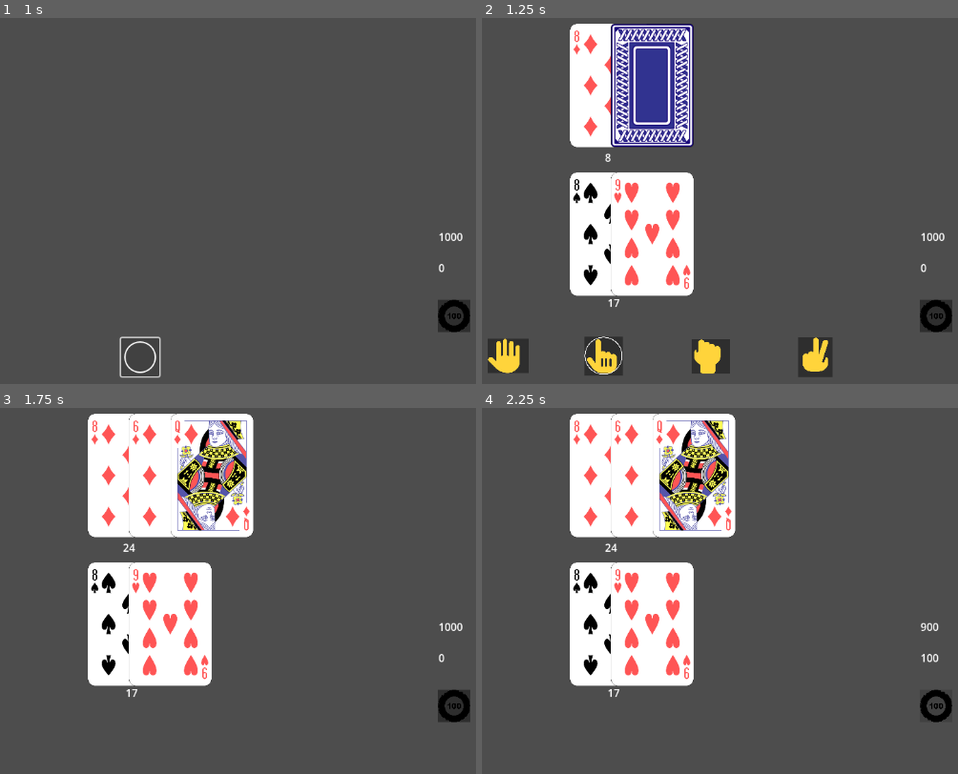
Above: before the commit, frames 1-4 (two rows, left to right).
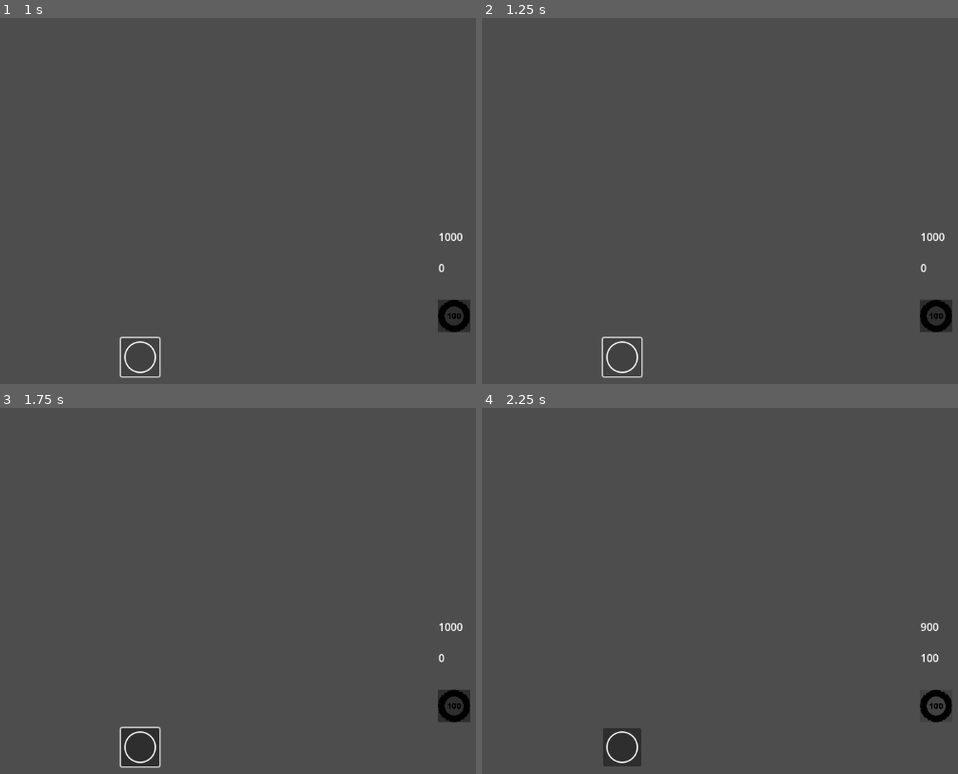
Above: after the commit, the same moments.

Repository: dooyoon/blackjack21-godot
Game: Godot game, scene res://main.tscn
The game is run twice, just before and just after one commit, with the same random seed, the same clock (stepped at 60 frames per second) and the same inputs.
Inputs (mouse positions are in pixels of both pictures, inside the frame that each line leads up to):
- Up to frame 1 (1 s): click (138, 358) at 0.5 s
- Up to frame 2 (1.25 s): no input
- Up to frame 3 (1.75 s): click (28, 744) at 1.27 s
- Up to frame 4 (2.25 s): click (934, 704) at 2 s

Frame 1 is identical in both runs. In frame 2, 21% of the frame differs, in the area x 1-74%, y 1-99%; in frame 3, 22%, in the area x 18-54%, y 1-99%; in frame 4, 21%.

Commit message:
handling Ace in hand treat it as 1 or 11

Diff:
--- a/main.gd
+++ b/main.gd
@@ -1,89 +1,19 @@
 extends Node
 
-var numberOfDecks = 2
+var numberOfDecks = 1
 var deck = []
 var dealer = player.new()
 var player1 = player.new()
-var dealerPlay = false
-var dealtCards = []
+var dealtCardsImg = []
 var viewCenterX
 var viewCenterY
 var cardSize = 125
 
-func _ready():
-	viewCenterX = get_viewport().size.x / 2
-	viewCenterY = get_viewport().size.y / 2
-
-	buildDeck()
-	$Balance.text = str(player1.balance)
-	$Bet.text = str(player1.bet)
-
-	$actions/Stand.pressed.connect(_stand_button_pressed)
-	$actions/Hit.pressed.connect(_hit_button_pressed)
-	$actions/Double.pressed.connect(_double_button_pressed)
-	$actions/Split.pressed.connect(_split_button_pressed)
-	$actions/Insurance.pressed.connect(_insurance_button_pressed)
-	$placeBet.pressed.connect(_placeBet_button_pressed)
-	$chip100.pressed.connect(_chip100_button_pressed)
-
-	$Timer.timeout.connect(resetTable)
-
-func resetTable():
-	showButtons(false)
-
-	dealerPlay=false
-
-	dealer.hands=[]
-	dealer.score=0
-	dealer.hasAce=false
-	dealer.blackjack=false
-	dealer.busted=false
-	dealer.hasAce=false
-
-
-	player1.hands=[]
-	player1.score=0
-	player1.bet = 0
-	player1.busted =false
-	player1.blackjack=false
-	player1.hasAce=false
-	player1.insurance=false
-
-
-	$totalDealer.visible = false
-	$totalPlayer.visible = false
-	$placeBet.visible = true
-
-	for card in dealtCards:
-			remove_child(card)
-
-	dealtCards=[]
-
-	$Timer.stop()
-
-func dealInitialCards():
-	dealCard('dealer',null)
-	#dealCard('dealer',{'suit':'C','value':'A','score':11,'hidden':false})
-	dealCard('player1',null) #{'suit':'C','value':'A','score':11})
-	dealCard('dealer',null)
-	#dealCard('dealer',{'suit':'C','value':10,'score':10,'hidden':false})
-	dealCard('player1',null) #{'suit':'C','value':10,'score':10})
-
-	if player1.score == 21:
-		player1.blackjack = true
-		checkScore()
-
-	if dealer.hasAce:
-		print('Insurance?')
-		$actions/Insurance.visible=true
-
-	elif dealer.blackjack:
-		dealer.hands[1].hidden=false
-		dealer.score = 21
-		showDealerHidden(dealer.hands[1])
-		checkScore()
+func wait(seconds: float) -> void:
+	await get_tree().create_timer(seconds).timeout
 
 func buildDeck():
+	deck.clear()
 	var suits = ['Spade', 'Heart', 'Club', 'Diamond']
 	#var suits = ['S', 'H', 'C', 'D']
 	var values = [2,3,4,5,6,7,8,9,10,'J','Q','K','A']
@@ -105,7 +35,88 @@
 				deck.push_back(card)
 				#print('%s - %s - %s' % [suit, value, score] )
 
+func _ready():
+	viewCenterX = get_viewport().size.x / 2
+	viewCenterY = get_viewport().size.y / 2
+
+	buildDeck()
+	$Balance.text = str(player1.balance)
+	$Bet.text = str(player1.bet)
+
+	$actions/Stand.pressed.connect(_stand_button_pressed)
+	$actions/Hit.pressed.connect(_hit_button_pressed)
+	$actions/Double.pressed.connect(_double_button_pressed)
+	$actions/Split.pressed.connect(_split_button_pressed)
+	$actions/Insurance.pressed.connect(_insurance_button_pressed)
+	$placeBet.pressed.connect(_placeBet_button_pressed)
+	$chip100.pressed.connect(_chip100_button_pressed)
+
+	$Timer.timeout.connect(resetTable)
+
+func resetTable():
+	showButtons(false)
+
+	dealer.hands.clear()
+	dealer.score=0
+	dealer.hasAce=false
+	dealer.blackjack=false
+	dealer.busted=false
+	dealer.hasAce=false
+	dealer.isTurn=false
+
+
+	player1.hands.clear()
+	player1.score=0
+	player1.bet = 0
+	player1.busted =false
+	player1.blackjack=false
+	player1.hasAce=false
+	player1.aceCount=0
+	player1.insurance=false
+	player1.isTurn=true
+
+
+	$totalDealer.visible = false
+	$totalPlayer.visible = false
+	$placeBet.visible = true
+
+	for card in dealtCardsImg:
+		remove_child(card)
+
+	dealtCardsImg.clear()
+
+	if deck.size() < 15:
+		deck.clear()
+		buildDeck()
+		print('Reshuffle')
+
+	$Timer.stop()
+
+func dealInitialCards():
+	dealCard('dealer',null)
+	#dealCard('dealer',{'suit':'Club','value':'5','score':5,'hidden':false})
+	dealCard('player1',null)
+	dealCard('dealer',null)
+	#dealCard('dealer',{'suit':'Club','value':7,'score':7,'hidden':false})
+	dealCard('player1',null)
+
+	if player1.score == 21:
+		player1.blackjack = true
+		showDealerHidden(dealer.hands[1])
+		checkScore()
+
+	if dealer.hasAce:
+		print('Insurance?')
+		$actions/Insurance.visible=true
+
+	elif dealer.blackjack:
+		dealer.hands[1].hidden=false
+		dealer.score = 21
+		showDealerHidden(dealer.hands[1])
+		checkScore()
+
 func dealCard(to, custom):
+
 	# deal 1st card to player
 	var cardImgPath
 	var index = randi_range(0, deck.size()-1)
@@ -113,21 +124,26 @@
 	if custom: card = custom
 	match to:
 		'dealer':
-			if !dealerPlay && dealer.hands.size() == 1:
+			if !dealer.isTurn && dealer.hands.size() == 1:
 				card.hidden = true
 				if (dealer.score + card.score == 21):
 					dealer.blackjack = true
 			else:
 				dealer.score += card.score
+				if card.score == 11:
+					dealer.aceCount += 1
 
 			getImg('dealer', card, dealer.hands.size())
 			dealer.hands.append(card)
 
+
 			if(dealer.hands[0].value in ['A']):
 				dealer.hasAce=true
 
 		'player1':
-			if card.score == 11: player1.hasAce = true
+			if card.score == 11:
+				player1.hasAce = true
+				player1.aceCount += 1
 
 			getImg('player', card, player1.hands.size())
 
@@ -136,14 +152,19 @@
 
 	deck.pop_at(index)
 
-	$totalPlayer.text = str(player1.score)
-	$totalDealer.text = str(dealer.score)
 	$totalDealer.visible = true
 	$totalPlayer.visible = true
+	updateTotal()
+
+	print('Number of cards left: %s' % deck.size())
 
 func updateMoney():
 	$Balance.text = str(player1.balance)
 	$Bet.text = str(player1.bet)
+
+func updateTotal():
+	$totalPlayer.text = str(player1.score)
+	$totalDealer.text = str(dealer.score)
 
 func playsound():
 	$sound/chip.play()
@@ -164,19 +185,34 @@
 		$actions/Insurance.visible = false
 
 func dealersTurn():
-	print('Dealer\'s turn')
+	showButtons(false)
+	dealer.isTurn=true
+
 	dealer.hands[1].hidden = false
 	dealer.score += dealer.hands[1].score
 	showDealerHidden(dealer.hands[1])
 
-	while (dealer.score < 17) && !player1.busted:
+	# dealer hits on soft-17
+	if dealer.score == 17 && dealer.hasAce && dealer.hands.size() == 2:
+		dealer.score = 7
+
+	var count=0
+	while (!dealer.busted && !player1.busted) && dealer.score < 17:
 		dealCard('dealer',null)
-	if dealer.score > 21: dealer.busted =true
+		#dealCard('dealer',{'suit':'Club','value':'A','score':11,'hidden':false})
+		if dealer.score > 21:
+			if dealer.score - dealer.aceCount*10 <= 21:
+				dealer.score = dealer.score - dealer.aceCount*10
+			else:
+				dealer.busted =true
+		count += 1
+		print('Dealer loop: %s' % count)
+
 	checkScore()
 
 func checkScore():
 	if player1.blackjack && !dealer.blackjack:
-		print('Blackjack!')
+		print('Player Blackjack!')
 		player1.balance += player1.bet + player1.bet * 1.5
 	elif player1.blackjack && dealer.blackjack:
 		print('Even money')
@@ -204,9 +240,12 @@
 func _placeBet_button_pressed():
 	$sound/chip.play()
 	await $sound/chip.finished
-	dealInitialCards()
-	showButtons(true)
-	$placeBet.visible = false
+	if player1.bet > 0:
+		dealInitialCards()
+		showButtons(true)
+		$placeBet.visible = false
+	else:
+		print('Place a bet first')
 
 func _chip100_button_pressed():
 	player1.bet += 100
@@ -217,28 +256,33 @@
 
 func _stand_button_pressed():
 	print("Stand")
-	showDealerHidden(dealer.hands[1])
-	dealerPlay = true
-	showButtons(false)
+	player1.isTurn = false
 	dealersTurn()
 
 func _hit_button_pressed():
 	print("Hit")
 	dealCard('player1',null)
 	if (player1.score > 21):
-		player1.busted = true
-		showButtons(false)
+		if player1.score - player1.aceCount*10 <= 21:
+			player1.score = player1.score - player1.aceCount*10
+			updateTotal()
+		else:
+			player1.busted = true
+			player1.isTurn = false
+			dealersTurn()
+
+	if player1.score == 21:
+		player1.isTurn =false
 		dealersTurn()
 
 func _double_button_pressed():
 	if player1.balance >= player1.bet:
 		print("Double")
-		dealerPlay = true
 		player1.balance -= player1.bet
 		player1.bet *= 2
 		updateMoney()
 		dealCard('player1',null)
-		showButtons(false)
+		player1.isTurn=false
 		dealersTurn()
 	else:
 		print('Not enough balace left!')
@@ -254,6 +298,50 @@
 	if dealer.blackjack:
 		player1.balance += player1.bet * 2
 
+func getImgPath(tempCard):
+	return 'img/cards/' + str(tempCard.suit) + str(tempCard.value) + '.svg'
+
+func getImg(to, tempCard, count): # card width, height is 3/2 ratio
+	var path
+	var newCard = TextureRect.new()
+	var image = Image.new()
+
+	#count +=1 # hand length is ordinal number so add 1 to get the actual index.
+	if tempCard.hidden:
+		path = 'img/cards/Card_back.svg'
+	else:
+		path = getImgPath(tempCard)
+
+	image.load(path)
+	image.resize(cardSize,cardSize*1.5)
+
+	var texture = ImageTexture.create_from_image(image)
+	newCard.texture = texture
+
+	match to:
+		'dealer':
+			newCard.position.y = 75
+			newCard.position.x = (get_viewport().size.x + (count * cardSize)) / 2 - 100	#newCard.position.x = viewCenterX - size/2
+		_:
+			newCard.position.y = 300
+			newCard.position.x = (get_viewport().size.x + (count * cardSize)) / 2 - 100
+
+	dealtCardsImg.append(newCard)
+	add_child(newCard)
+
+	tempCard.image = newCard
+
+func showDealerHidden(tempCard):
+	var path = getImgPath(tempCard)
+	var image = Image.new()
+	image.load(path)
+	image.resize(cardSize,cardSize*1.5)
+
+	var texture = ImageTexture.create_from_image(image)
+	tempCard.image.texture = texture
+
+	$totalDealer.text = str(dealer.score)
+
 class card:
 	var suit
 	var value
@@ -268,49 +356,8 @@
 	var cards=[]
 	var blackjack=false
 	var hasAce=false
+	var aceCount=0
 	var busted=false
 	var score=0
 	var insurance=false
-
-func getImgPath(card):
-	return 'img/cards/' + str(card.suit) + str(card.value) + '.svg'
-
-func getImg(to, card, count): # card width, height is 3/2 ratio
-	var path
-	var newCard = TextureRect.new()
-	var image = Image.new()
-
-	#count +=1 # hand length is ordinal number so add 1 to get the actual index.
-	if card.hidden:
-		path = 'img/cards/Card_back.svg'
-	else:
-		path = getImgPath(card)
-
-	image.load(path)
-	image.resize(cardSize,cardSize*1.5)
-
-	var texture = ImageTexture.create_from_image(image)
-	newCard.texture = texture
-
-	match to:
-		'dealer':
-			newCard.position.y = 75
-			newCard.position.x = (get_viewport().size.x + (count * cardSize)) / 2 - 100	#newCard.position.x = viewCenterX - size/2
-		_:
-			newCard.position.y = 300
-			newCard.position.x = (get_viewport().size.x + (count * cardSize)) / 2 - 100
-
-	dealtCards.append(newCard)
-	add_child(newCard)
-
-	card.image = newCard
-
-func showDealerHidden(card):
-	var path = getImgPath(card)
-	var image = Image.new()
-	image.load(path)
-	image.resize(cardSize,cardSize*1.5)
-
-	var texture = ImageTexture.create_from_image(image)
-
-	card.image.texture = texture
+	var isTurn=false
